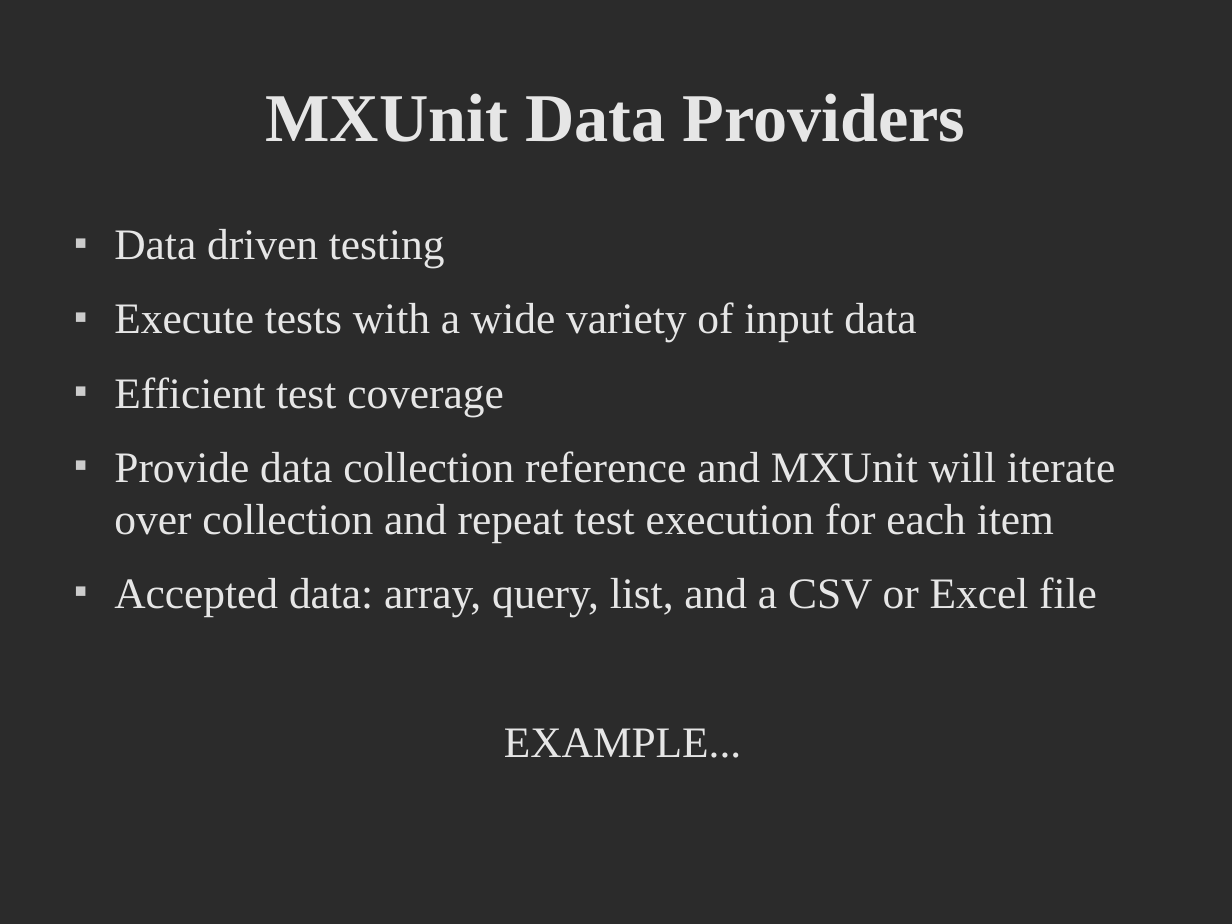
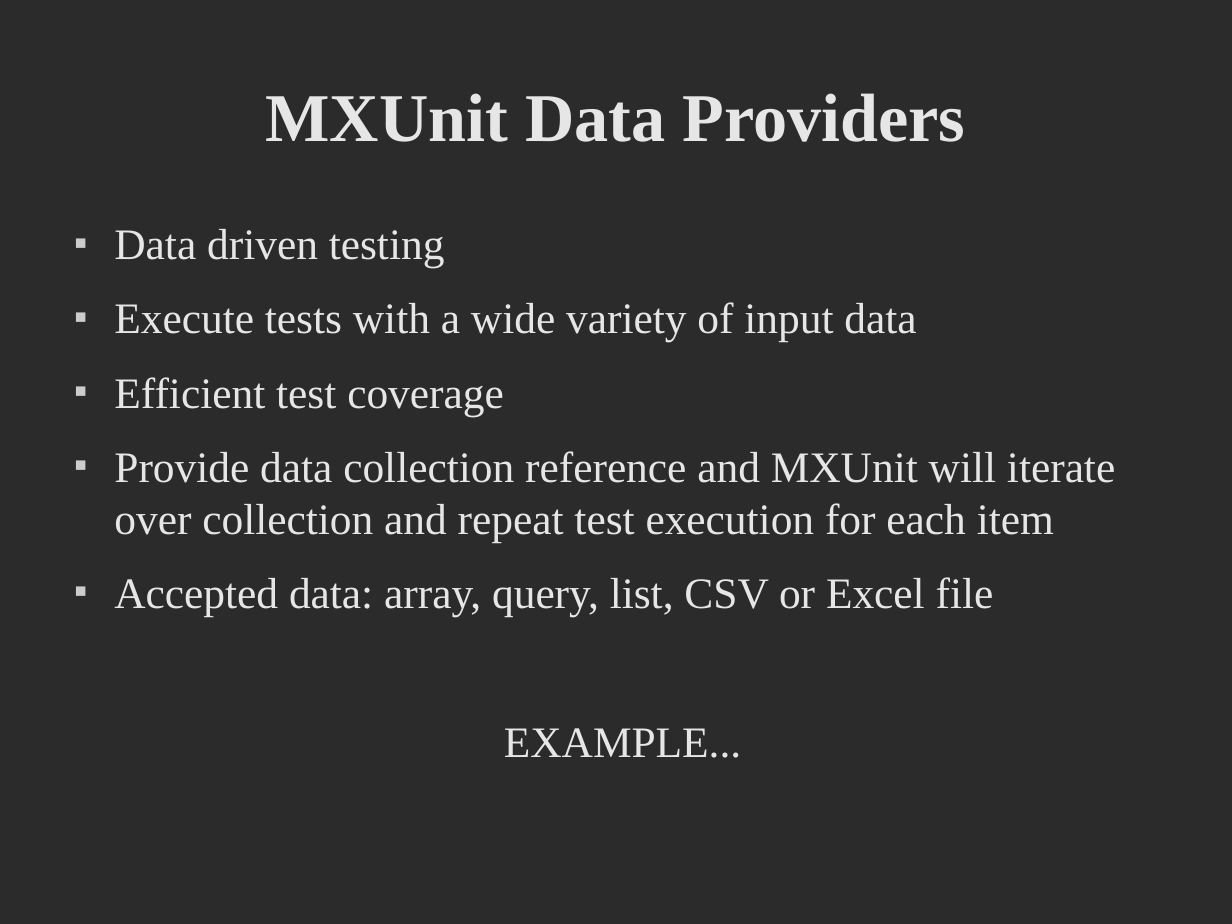
Before and after one commit to jamiekrug/cf-unit-testing-preso, a slide deck: slide 14 of slides/cf-unit-testing_cf-dev-week.odp. Drawn at 1232x924 pixels with LibreOffice and Linux fonts; fonts in the diff are those of the drawing; background and template pictures are left out; a plain dark background stands for a picture behind light text. Boxes give left, top, right and bottom in pixels: in the first picture for what was removed or moved away, otherwise in the second. Text is boxed around its words. In the diff, an @@ line names an element or a change of style, - is before the commit and + after.

```diff
--- a/slides/cf-unit-testing_cf-dev-week.odp
+++ b/slides/cf-unit-testing_cf-dev-week.odp
@@ text at [114,577,994,617]: text changed @@
-■ Accepted data: array, query, list, and a CSV or Excel file
+■ Accepted data: array, query, list, CSV or Excel file
```
Also in this commit, not shown: 10 other slides changed, 1 slide added, 5 other files.
